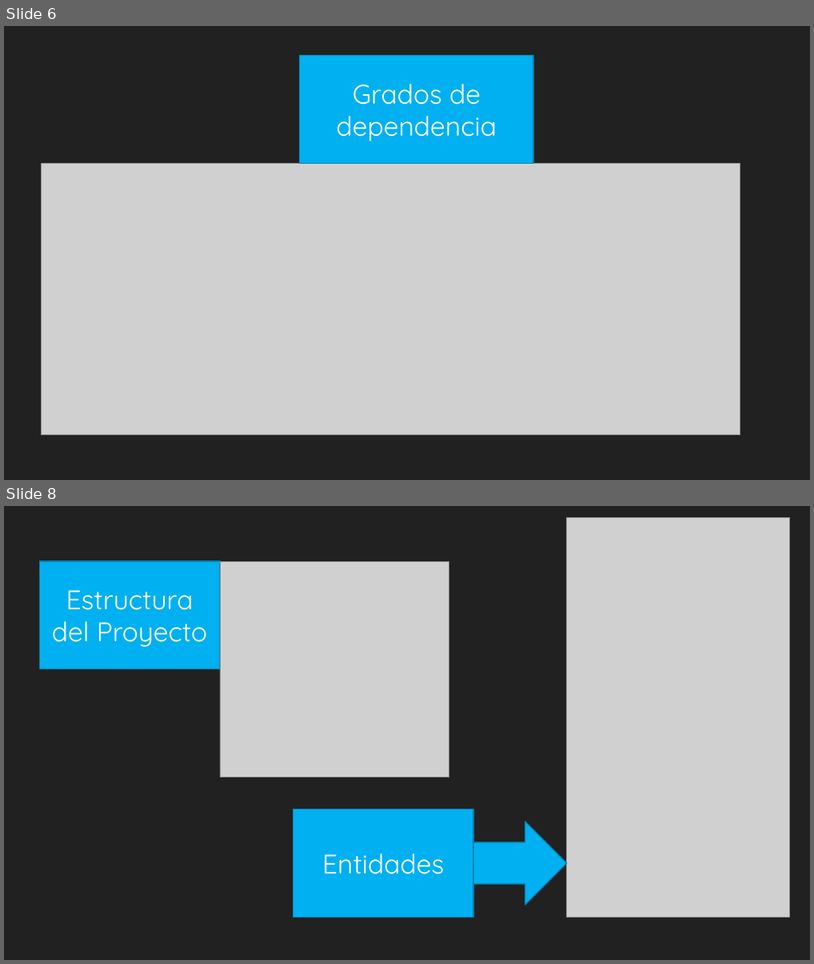
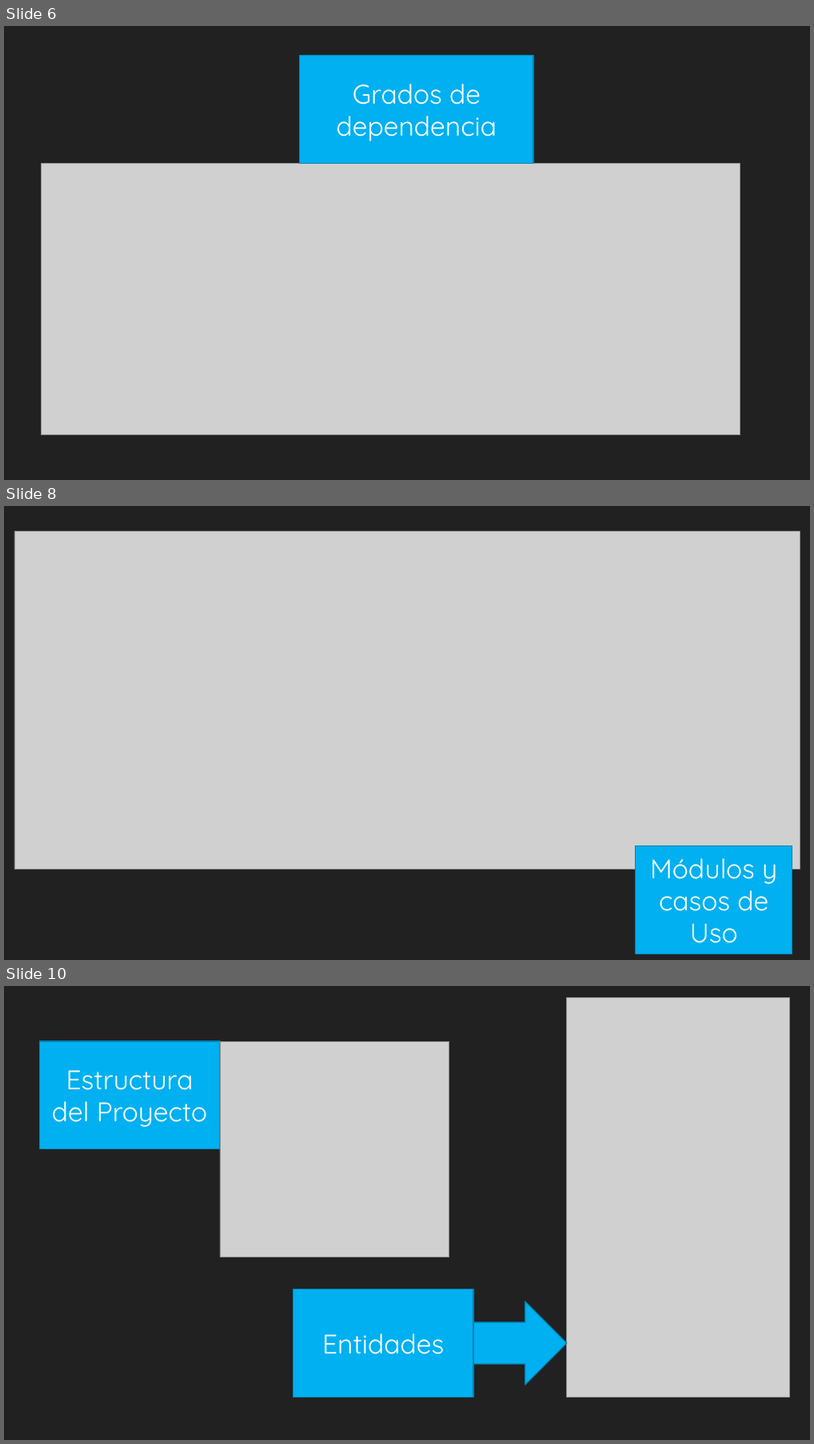
Before and after one commit to jdgonzalezd1/AppausaProject, a slide deck: Docs/Appausa 3.0.pptx. Shown one above the other, each under a label of ours: slides 6 and 8 before the commit, slides 6, 8 and 10 after it; the slides between them are not shown. The pictures are 814x964 and 814x1444 pixels, drawn with LibreOffice and Linux fonts; fonts in the diff are those of the drawing; grey boxes stand for pictures. Boxes give left, top, right and bottom in pixels: in the first picture for what was removed or moved away, otherwise in the second. Text is boxed around its words. In the diff, an @@ line names an element or a change of style, - is before the commit and + after.

```diff
--- a/Docs/Appausa 3.0.pptx
+++ b/Docs/Appausa 3.0.pptx
@@ slide 8 added at [4,506,810,960], background #212121 @@
@@ picture added at [14,532,800,869] @@
@@ rectangle added at [636,846,793,954], fill #00B0F0, outline #0082B2 1.25 pt, 32 pt, text #FFFFFF @@
+Módulos y casos de Uso
@@ what was slide 8 is now slide 10 @@
```
Also in this commit, not shown: 1 slide changed, 1 other slide added, 3 other files.
